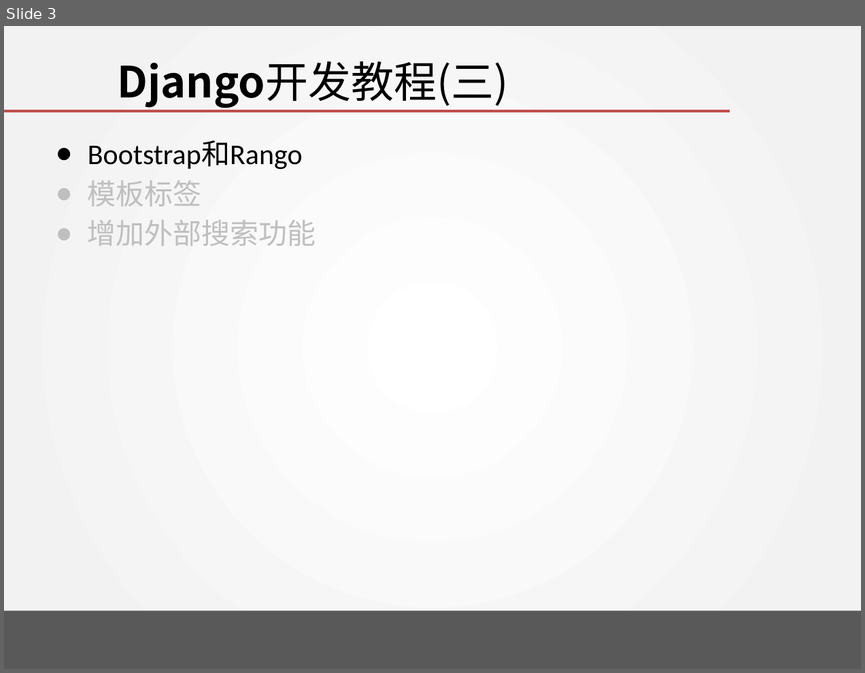
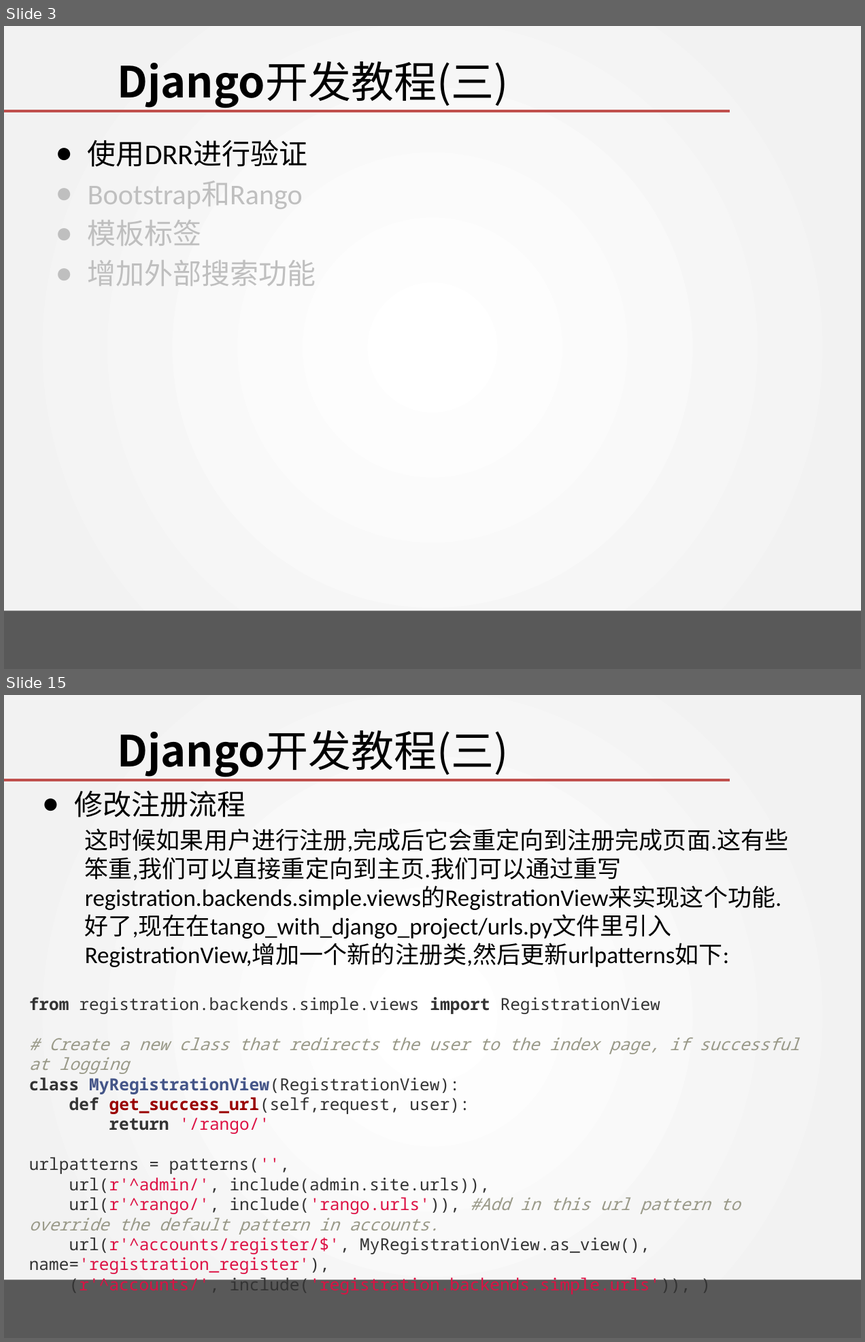
Before and after one commit to wangjin0818/Creative_Experiment, a slide deck: week 10/Tango with Django - III.pptx. Shown one above the other, each under a label of ours: slide 3 before the commit, slides 3 and 15 after it; the slides between them are not shown. The pictures are 865x673 and 865x1342 pixels, drawn with LibreOffice and Linux fonts; fonts in the diff are those of the drawing; background and template pictures are left out. Boxes give left, top, right and bottom in pixels: in the first picture for what was removed or moved away, otherwise in the second. Text is boxed around its words. In the diff, an @@ line names an element or a change of style, - is before the commit and + after.

```diff
--- a/week 10/Tango with Django - III.pptx
+++ b/week 10/Tango with Django - III.pptx
@@ slide 15 added at [4, 695, 861, 1338], background gradient #FFFFFF to #F2F2F2; not listed: 2 template elements that a slide beside it also shows @@
@@ title added at [117, 730, 508, 777], 36 pt, text #000000 @@
+Django开发教程(三)
@@ text added at [74, 790, 789, 967], 20 pt, text #000000 @@
+● 修改注册流程
+  这时候如果用户进行注册,完成后它会重定向到注册完成页面.这有些笨重,我们可以直接重定向到主页.我们可以通过重写registration.backends.simple.views的RegistrationView来实现这个功能.好了,现在在tango_with_django_project/urls.py文件里引入RegistrationView,增加一个新的注册类,然后更新urlpatterns如下:
@@ text added at [29, 997, 799, 1294], 14 pt, text #333333 @@
+from registration.backends.simple.views import RegistrationView
+# Create a new class that redirects the user to the index page, if successful at logging
+class MyRegistrationView(RegistrationView):
+def get_success_url(self,request, user):
+return '/rango/'
+urlpatterns = patterns('',
+url(r'^admin/', include(admin.site.urls)),
+url(r'^rango/', include('rango.urls')), #Add in this url pattern to override the default pattern in accounts.
+url(r'^accounts/register/$', MyRegistrationView.as_view(), name='registration_register'),
+(r'^accounts/', include('registration.backends.simple.urls')), )
@@ slide 3 changed as well @@
@@ text at [88, 140, 307, 167]: paragraph added @@
+● 使用DRR进行验证
@@ text at [88, 181, 303, 209]: text colour #000000 to #BFBFBF in "Bootstrap和Rango" @@
```
Also in this commit, not shown: 1 other slide changed, 33 other slides added, 1 slide removed, 4 other files.
